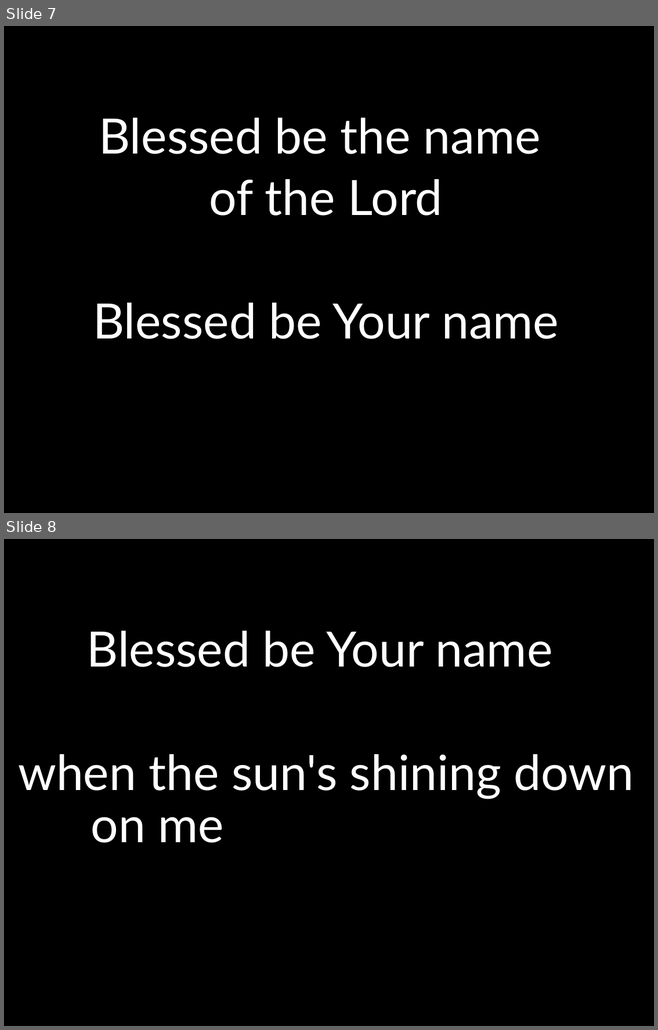
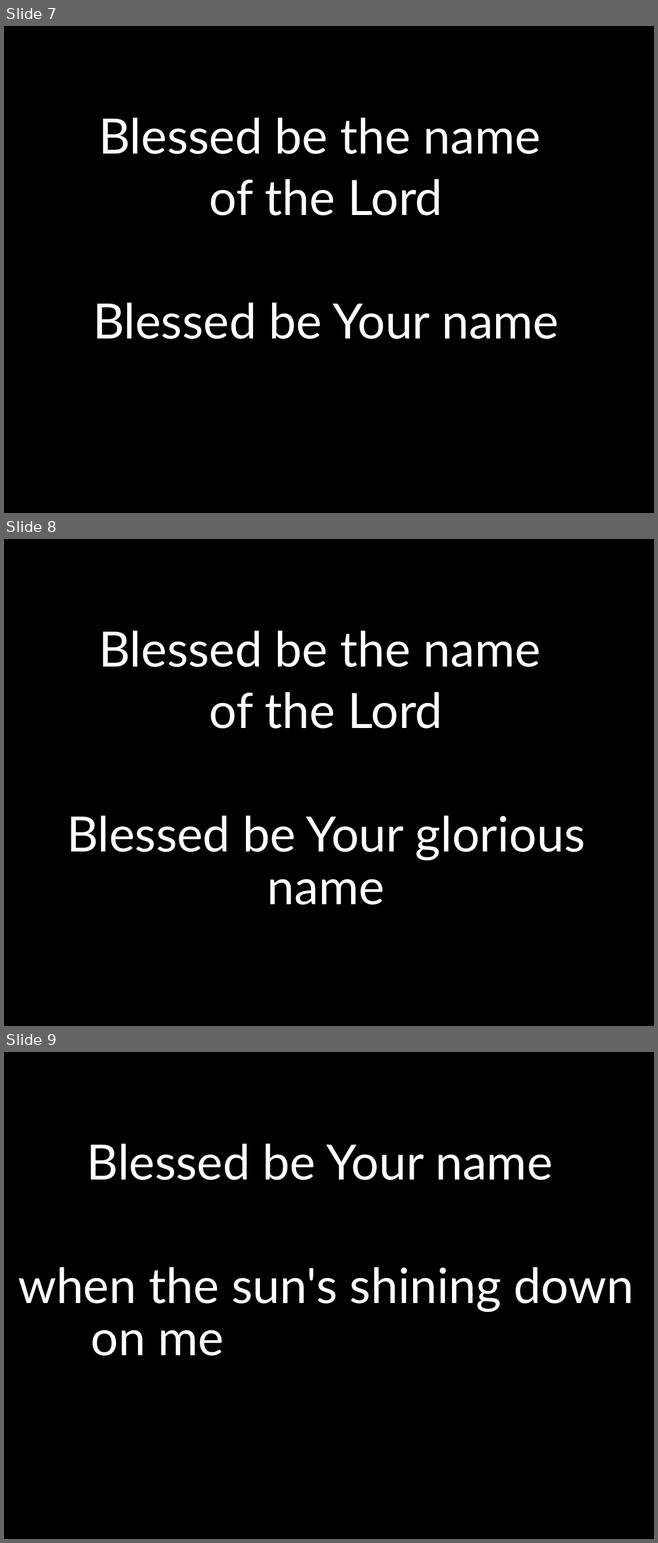
Before and after one commit to kendall412/worship, a slide deck: Blessed Be You Name.pptx. Shown one above the other, each under a label of ours: slides 7 and 8 before the commit, slides 7, 8 and 9 after it. The pictures are 658x1030 and 658x1543 pixels, drawn with LibreOffice and Linux fonts; fonts in the diff are those of the drawing. Boxes give left, top, right and bottom in pixels: in the first picture for what was removed or moved away, otherwise in the second. Text is boxed around its words. In the diff, an @@ line names an element or a change of style, - is before the commit and + after.

```diff
--- a/Blessed Be You Name.pptx
+++ b/Blessed Be You Name.pptx
@@ slide 8 added at (4, 539, 654, 1026), background #000000 @@
@@ subtitle added at (67, 631, 585, 905), 54 pt, text #FFFFFF @@
+Blessed be the name
+of the Lord
+Blessed be Your glorious name
@@ what was slide 8 is now slide 9 @@
```
Also in this commit, not shown: 3 other slides added, 7 other files.
